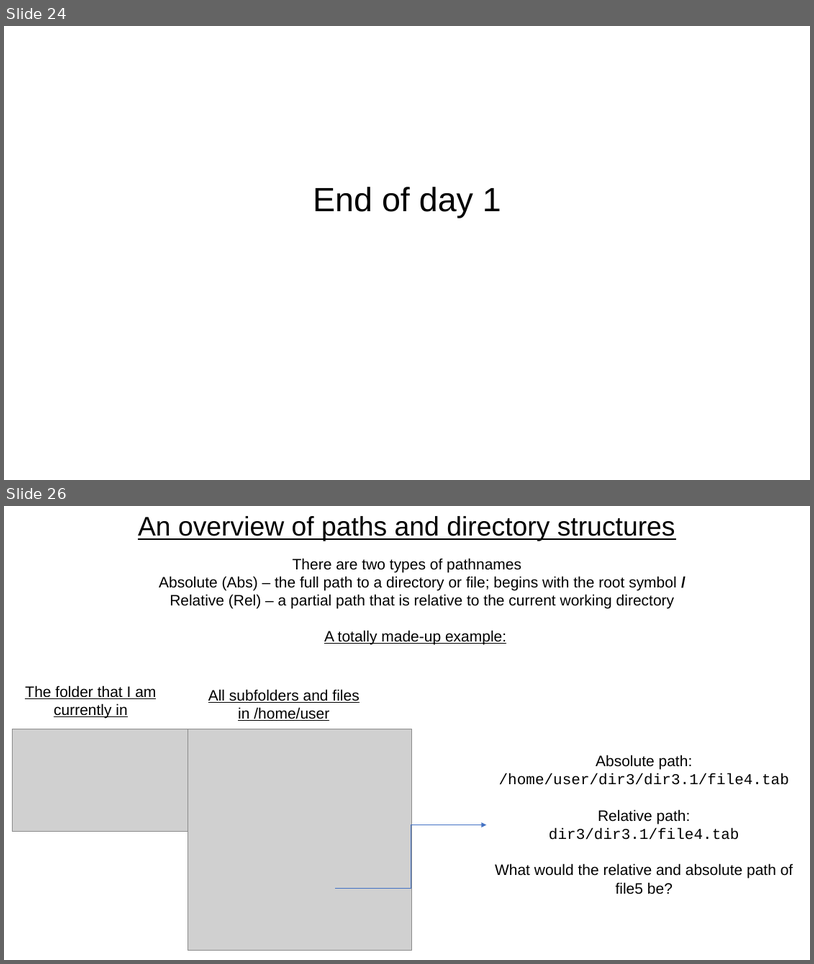
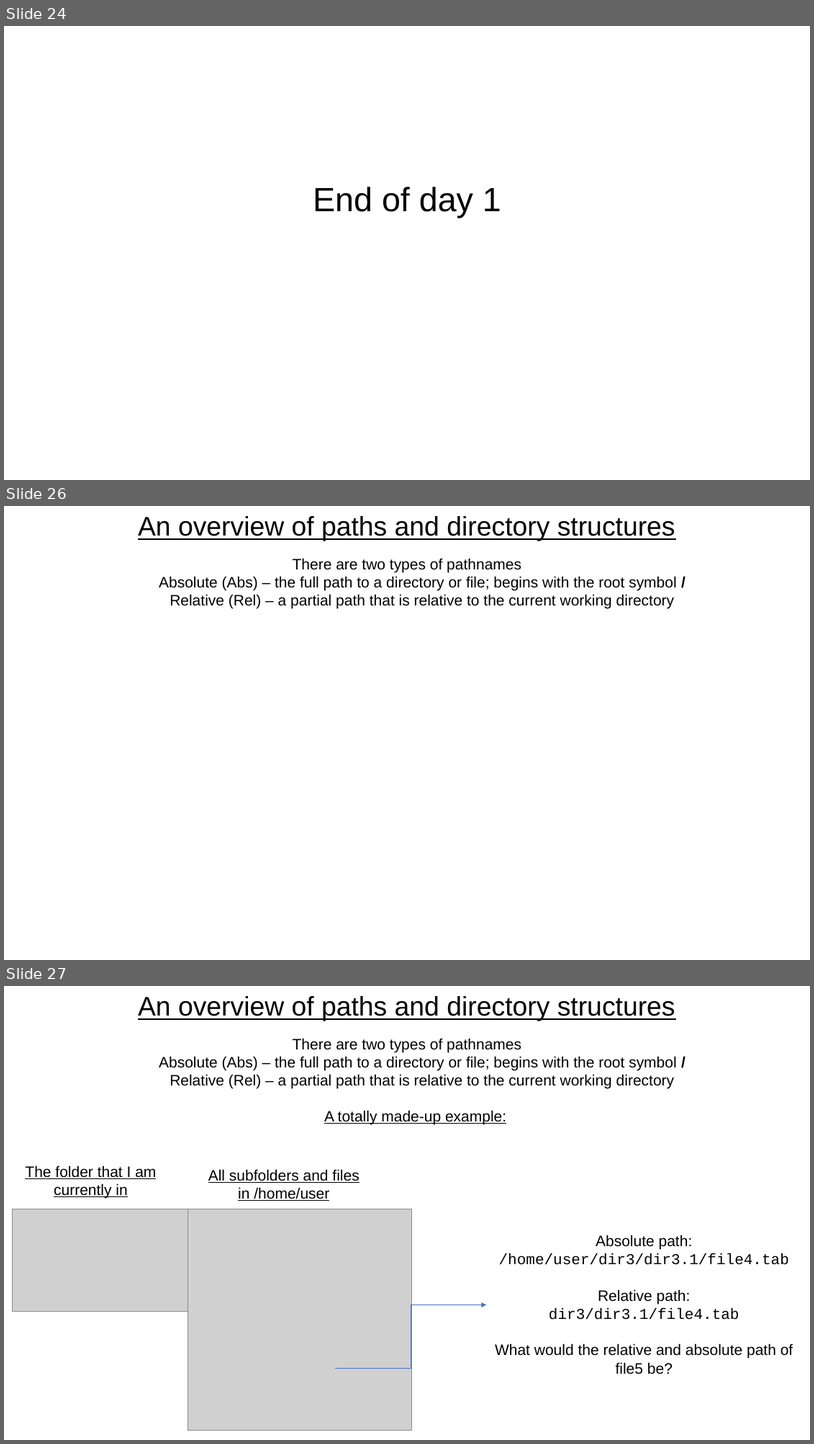
Before and after one commit to FrederickClasen/KCL_MSc_2023, a slide deck: Introduction_to_Linux/M2-Introduction-to-linux.pptx. Shown one above the other, each under a label of ours: slides 24 and 26 before the commit, slides 24, 26 and 27 after it; the slides between them are not shown. The pictures are 814x964 and 814x1444 pixels, drawn with LibreOffice and Linux fonts; fonts in the diff are those of the drawing; grey boxes stand for pictures. Boxes give left, top, right and bottom in pixels: in the first picture for what was removed or moved away, otherwise in the second. Text is boxed around its words. In the diff, an @@ line names an element or a change of style, - is before the commit and + after.

```diff
--- a/Introduction_to_Linux/M2-Introduction-to-linux.pptx
+++ b/Introduction_to_Linux/M2-Introduction-to-linux.pptx
@@ slide 26 added at (x1=4, y1=506, x2=810, y2=960), background #FFFFFF @@
@@ text added at (x1=138, y1=516, x2=676, y2=541), 32 pt, text #000000, underline @@
+An overview of paths and directory structures
@@ text added at (x1=159, y1=558, x2=676, y2=608), 18 pt, text #000000 @@
+There are two types of pathnames
+  Absolute (Abs) – the full path to a directory or file; begins with the root symbol /
+  Relative (Rel) – a partial path that is relative to the current working directory
@@ what was slide 26 is now slide 27 @@
```
Also in this commit, not shown: 7 slides changed, 1 other slide added.
